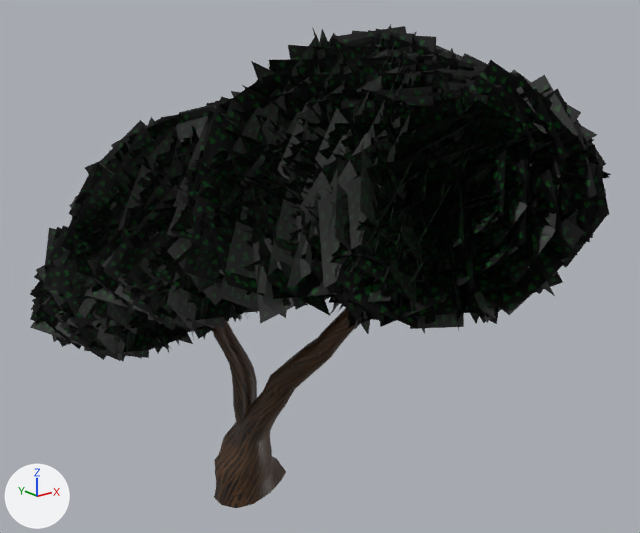
Before and after pictures for a commit that changed the FBX model Assets/Asset map ngoài trời/Plants/Trees/Cay 2 - LOD 0.fbx.
Both versions are drawn from a 50 mm lens placed at (-83.32, -18.21, 13.51), pointed at (-69.69, -1.17, 6.7). Lighting does not change. The marker at lower left points along +X, +Y and +Z. The first picture is the older version. Where no turn or scale is listed for an object, it has been applied to the vertices. Vertices at exactly the same position are counted once.

The first picture shows 'LOD0'.
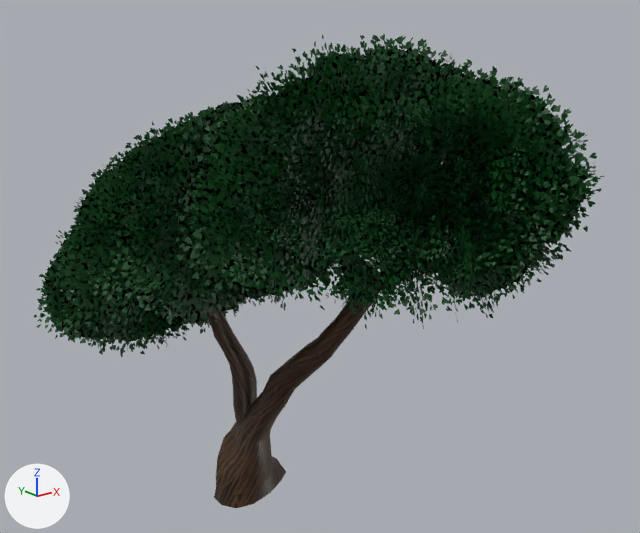
The newer file is also turned or shifted as a whole; pictures and numbers use the older file's frame.

Pixel boxes [x1, y1, x2, y2] of what changed, in the pictures (640 x 533 px):
'LOD0', reshaped: before [30, 25, 611, 508]; after [34, 34, 604, 508]
part 1 of me_plane_006, deleted: before [30, 25, 610, 361]
part 2 of me_plane_006, cut back (mostly hidden): before [30, 33, 611, 351]; after [37, 44, 575, 347]

Patch to the scene script:
```diff
--- a/Assets/Asset map ngoài trời/Plants/Trees/Cay 2 - LOD 0.fbx.py
+++ b/Assets/Asset map ngoài trời/Plants/Trees/Cay 2 - LOD 0.fbx.py
@@ mat_la_001 @@
+mat_la_001 = principled_material('la.001')
+mat_la_001.texture = img_la3_png  # with its transparency
@@ me_plane_006 @@
 # used by ob_lod0; location = (-71.05, 0.47, 0.35)
-me_plane_006.from_pydata(...)  # 41960 vertices, 11733 faces; spans x -4.5..5.2, y -9.1..7.2, z -0.5..12.4
-me_plane_006.materials.append(mat_la)  # picture img_la3_png
+me_plane_006.from_pydata(...)  # 23148 vertices, 6976 faces; spans x -4.5..5.2, y -9.1..7.1, z -0.5..12.3
+# me_plane_006 part 1: 4055 loose pieces with 16220 vertices, spanning x -4.4..5.1, y -8.9..7.2, z 3.4..12.4, are deleted
+# me_plane_006 part 2: 281 vertices moved within x -3.6..4.7, y -8.2..6.2, z 4.0..11.7; 2536 vertices removed from x -4.2..4.9, y -8.5..6.8, z 3.4..12.3; 4 vertices added at x -2.4, y 4.8..4.9, z 6.3
+# other edits to the shape of me_plane_006 do not show in these pictures
 me_plane_006.materials.append(mat_cay1)
+me_plane_006.materials.append(mat_la_001)  # picture img_la3_png
```
